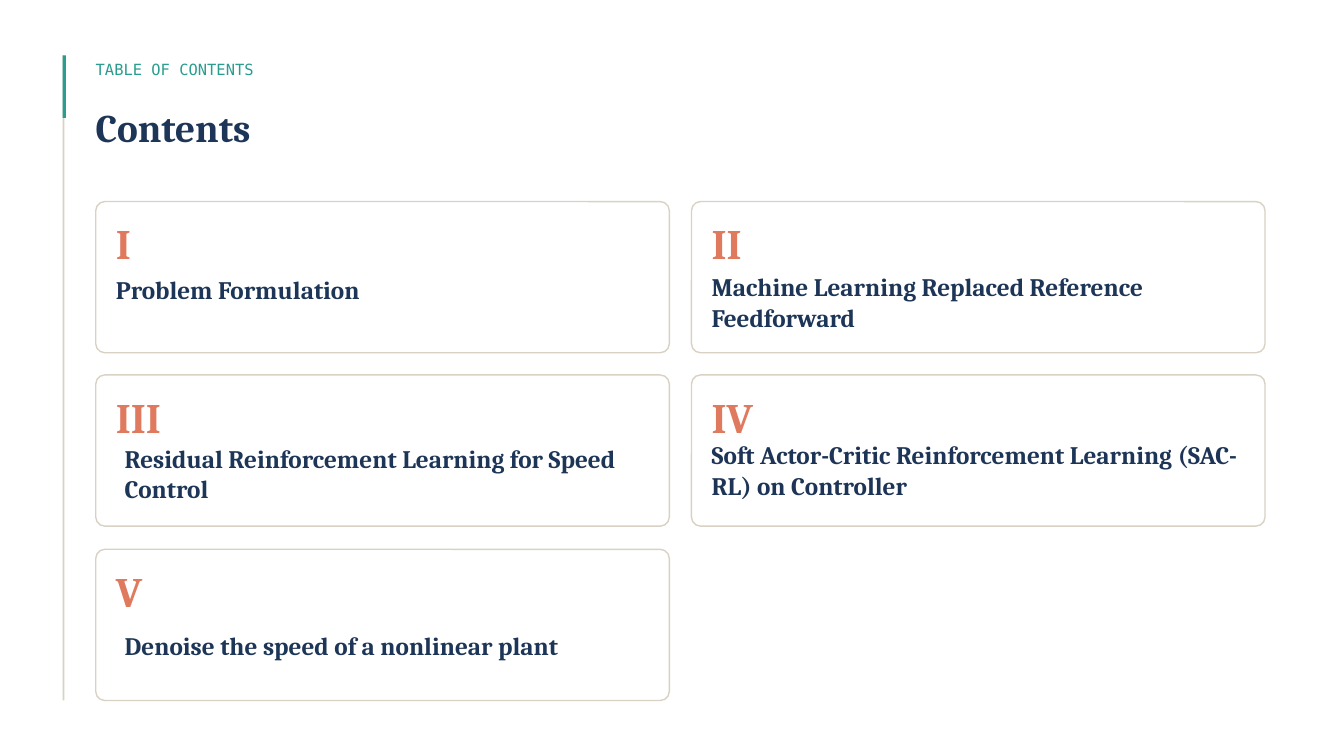
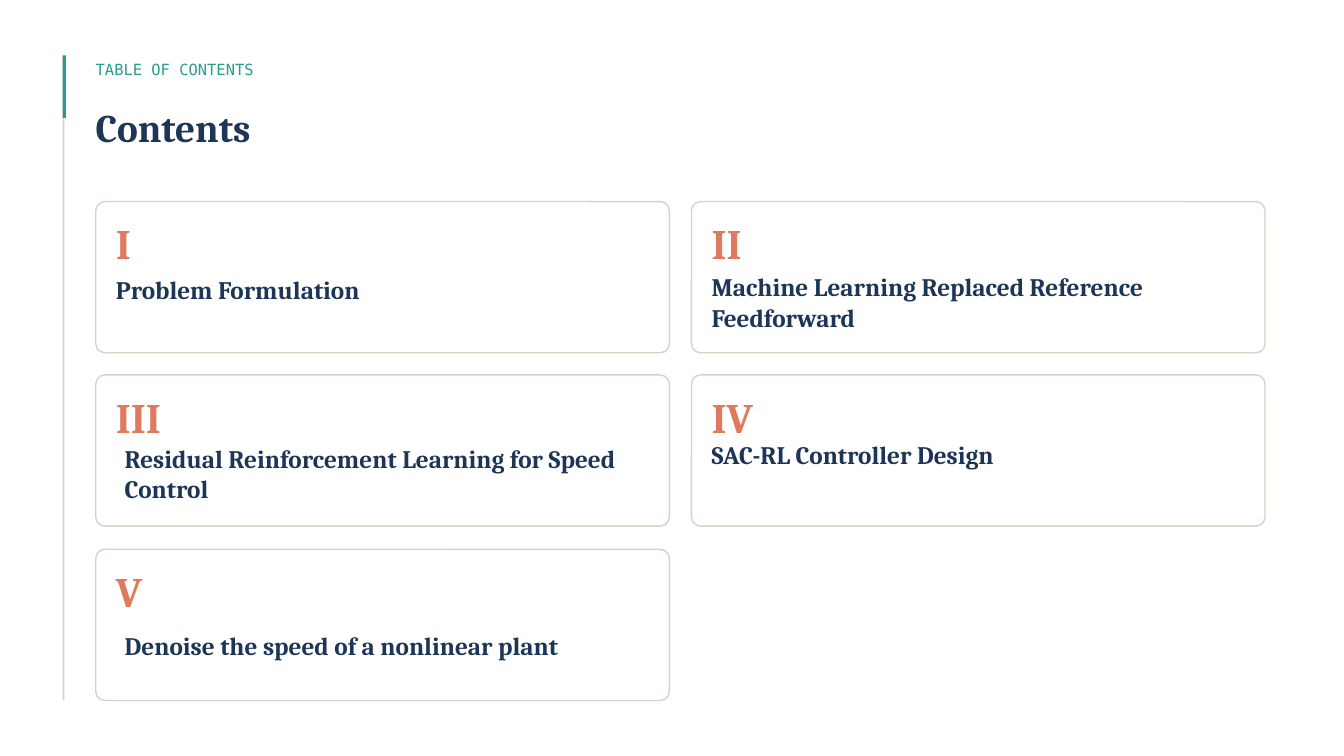
Before and after one commit to Riad-Attou/ai-electrical-engineering, a slide deck: slide 2 of G14-Motor-Estimation-and-Control.pptx. Drawn at 1344x756 pixels with LibreOffice and Linux fonts; fonts in the diff are those of the drawing. Boxes give left, top, right and bottom in pixels: in the first picture for what was removed or moved away, otherwise in the second. Text is boxed around its words. In the diff, an @@ line names an element or a change of style, - is before the commit and + after.

```diff
--- a/G14-Motor-Estimation-and-Control.pptx
+++ b/G14-Motor-Estimation-and-Control.pptx
@@ text at <box>712,446,994,470</box>: text changed @@
-Soft Actor-Critic Reinforcement Learning (SAC-RL) on Controller
+SAC-RL Controller Design
```
Also in this commit, not shown: 2 other slides changed, 1 slide added.
